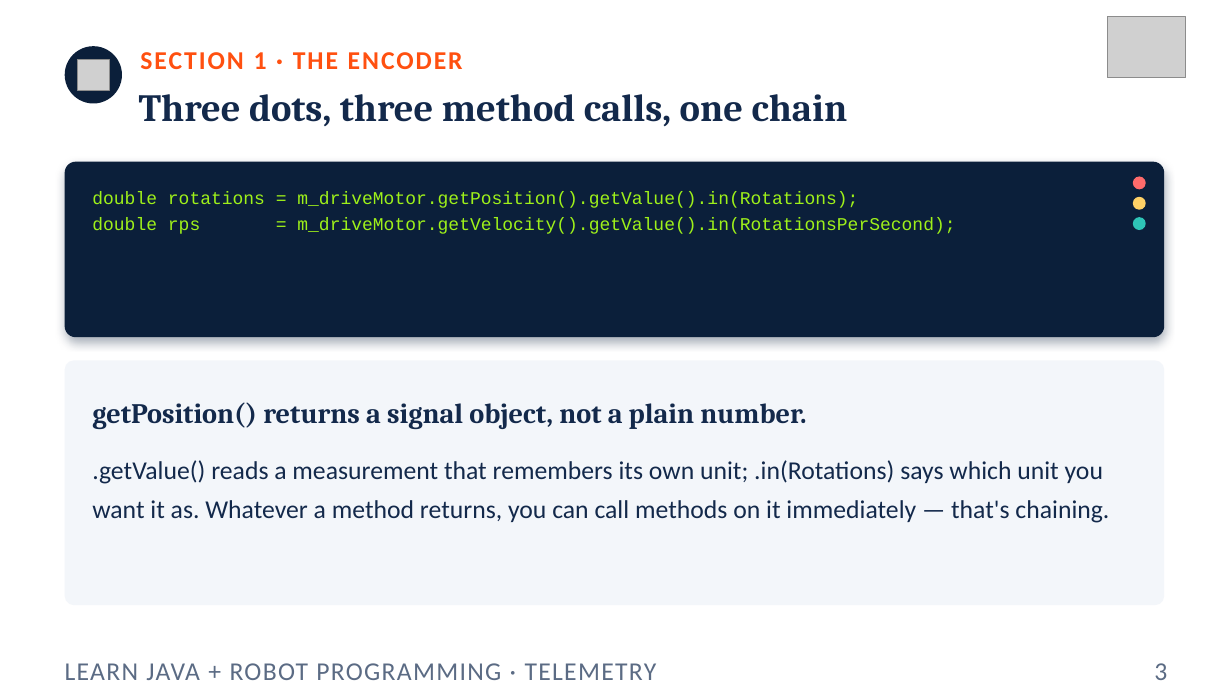
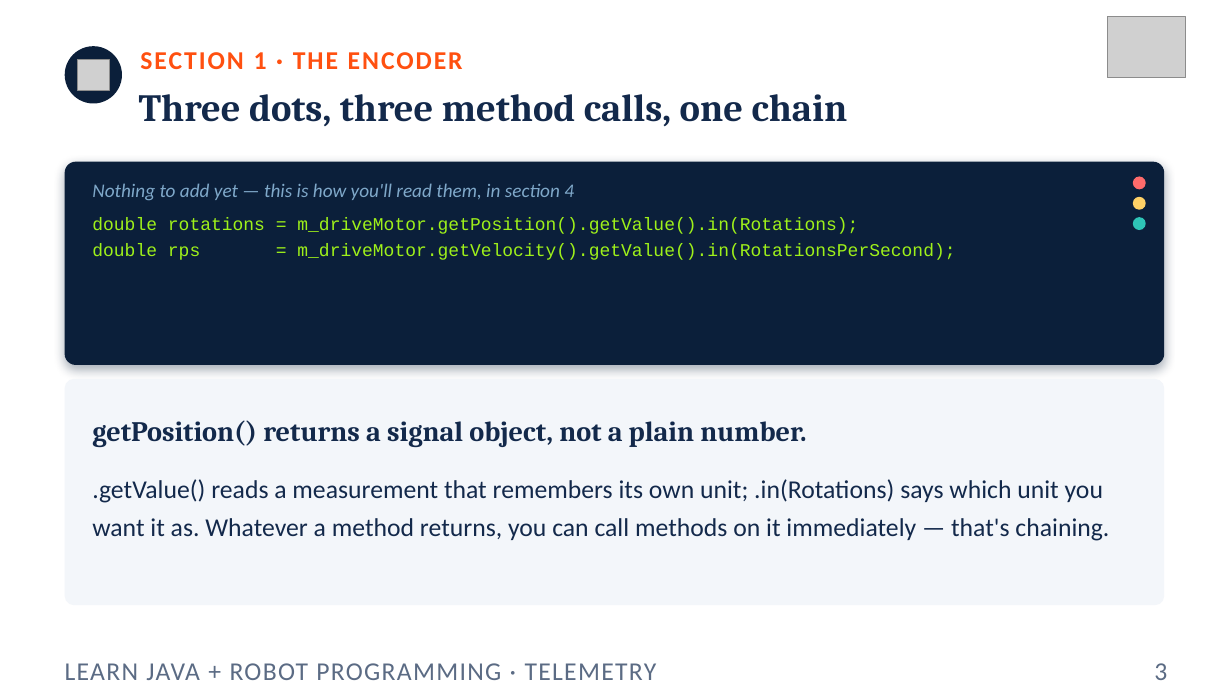
Before and after one commit to FRC5010/BasicRobotLessons, a slide deck: slide 3 of docs/presentations/v3/03-telemetry.pptx. Drawn at 1232x693 pixels with LibreOffice and Linux fonts; fonts in the diff are those of the drawing; grey boxes stand for pictures. Boxes give left, top, right and bottom in pixels: in the first picture for what was removed or moved away, otherwise in the second. Text is boxed around its words. In the diff, an @@ line names an element or a change of style, - is before the commit and + after.

```diff
--- a/docs/presentations/v3/03-telemetry.pptx
+++ b/docs/presentations/v3/03-telemetry.pptx
@@ rounded rectangle: place and size @@
-rounded rectangle at <box>65,162,1165,337</box>
+rounded rectangle at <box>65,162,1165,365</box>
@@ rounded rectangle at <box>65,162,1165,365</box>: proportions changed @@
@@ text "double rotations = m_driveMotor.getPosition().getValue().in( ...": place and size @@
-text "double rotations = m_driveMotor.getPosition().getValue().in( ..." at <box>92,191,955,234</box>
+text "double rotations = m_driveMotor.getPosition().getValue().in( ..." at <box>92,217,955,260</box>
@@ text added at <box>92,183,574,200</box>, 15 pt, text #7FA8C9, italic @@
+Nothing to add yet — this is how you'll read them, in section 4
@@ rounded rectangle at <box>65,379,1165,605</box>: proportions changed @@
@@ rounded rectangle: place and size @@
-rounded rectangle at <box>65,360,1165,605</box>
+rounded rectangle at <box>65,379,1165,605</box>
@@ text "getPosition() returns a signal object, ...": place and size @@
-text "getPosition() returns a signal object, ..." at <box>92,402,806,429</box>
+text "getPosition() returns a signal object, ..." at <box>92,420,806,447</box>
@@ text ".getValue() reads a measurement that ...": place and size @@
-text ".getValue() reads a measurement that ..." at <box>92,460,1109,523</box>
+text ".getValue() reads a measurement that ..." at <box>92,479,1109,541</box>
```
Also in this commit, not shown: 4 other slides changed, 17 other files.
